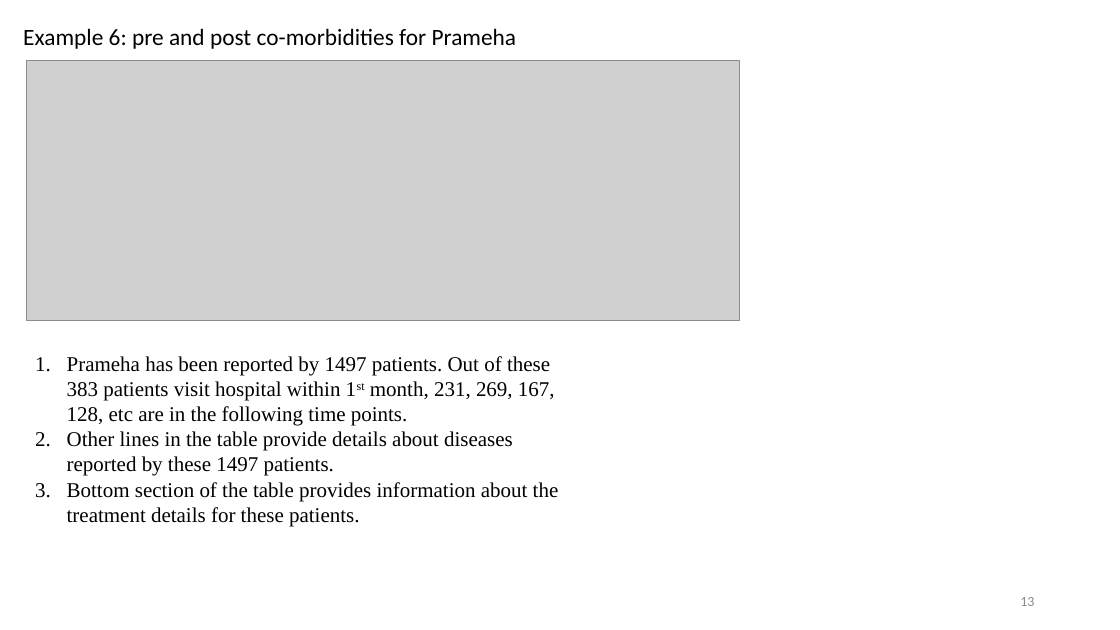
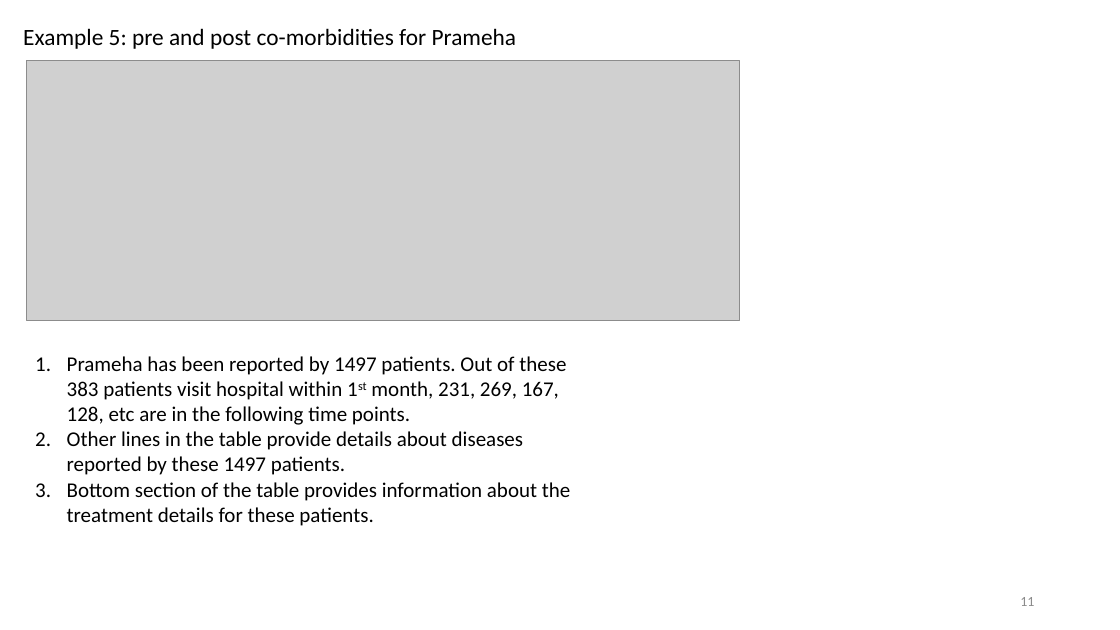
Before and after one commit to coursephd/PostgreSQL, a slide deck: slide 11 of thesis/Pune-Nov2019/01AYUSH-Pune-Nov2019.pptx (slide 13 before the commit). Drawn at 1120x630 pixels with LibreOffice and Linux fonts; fonts in the diff are those of the drawing; grey boxes stand for pictures; background and template pictures are left out. Boxes give left, top, right and bottom in pixels: in the first picture for what was removed or moved away, otherwise in the second. Text is boxed around its words. In the diff, an @@ line names an element or a change of style, - is before the commit and + after.

```diff
--- a/thesis/Pune-Nov2019/01AYUSH-Pune-Nov2019.pptx
+++ b/thesis/Pune-Nov2019/01AYUSH-Pune-Nov2019.pptx
@@ title at (23, 28, 517, 49): text changed @@
-Example 6: pre and post co-morbidities for Prameha
+Example 5: pre and post co-morbidities for Prameha
@@ text "Prameha has been reported by ..." at (67, 356, 570, 526): font Times New Roman to Calibri @@
@@ page number at (1020, 597, 1034, 606): text changed @@
-13
+11
```
Also in this commit, not shown: 5 other slides changed, 1 slide added.
